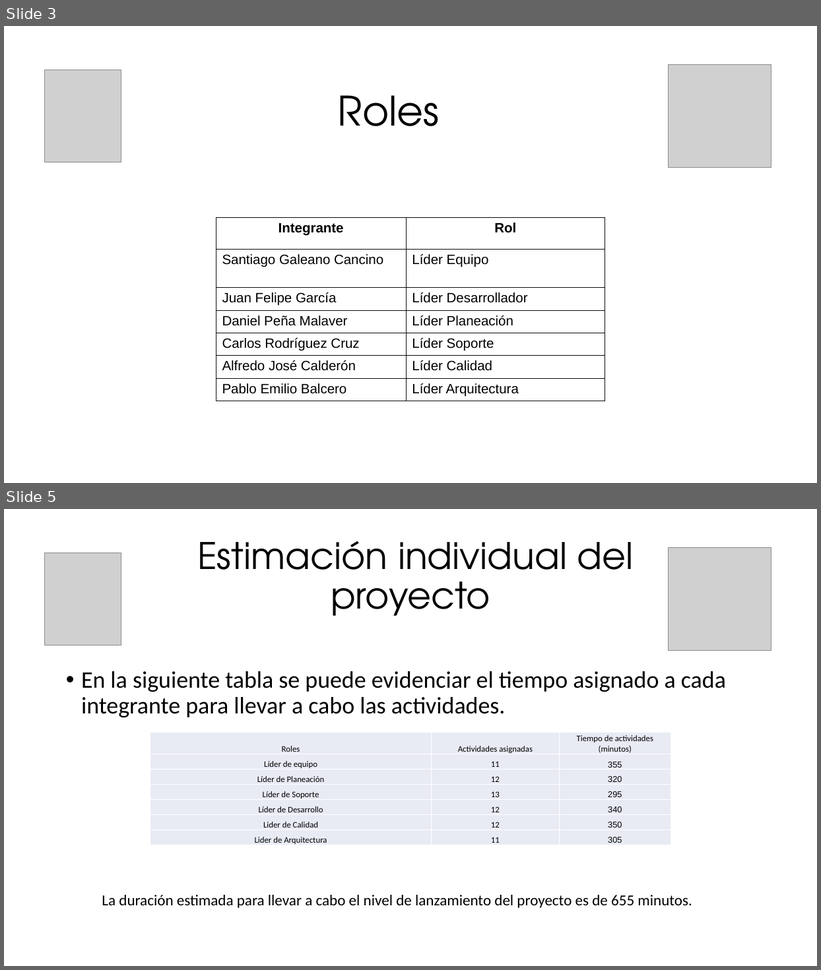
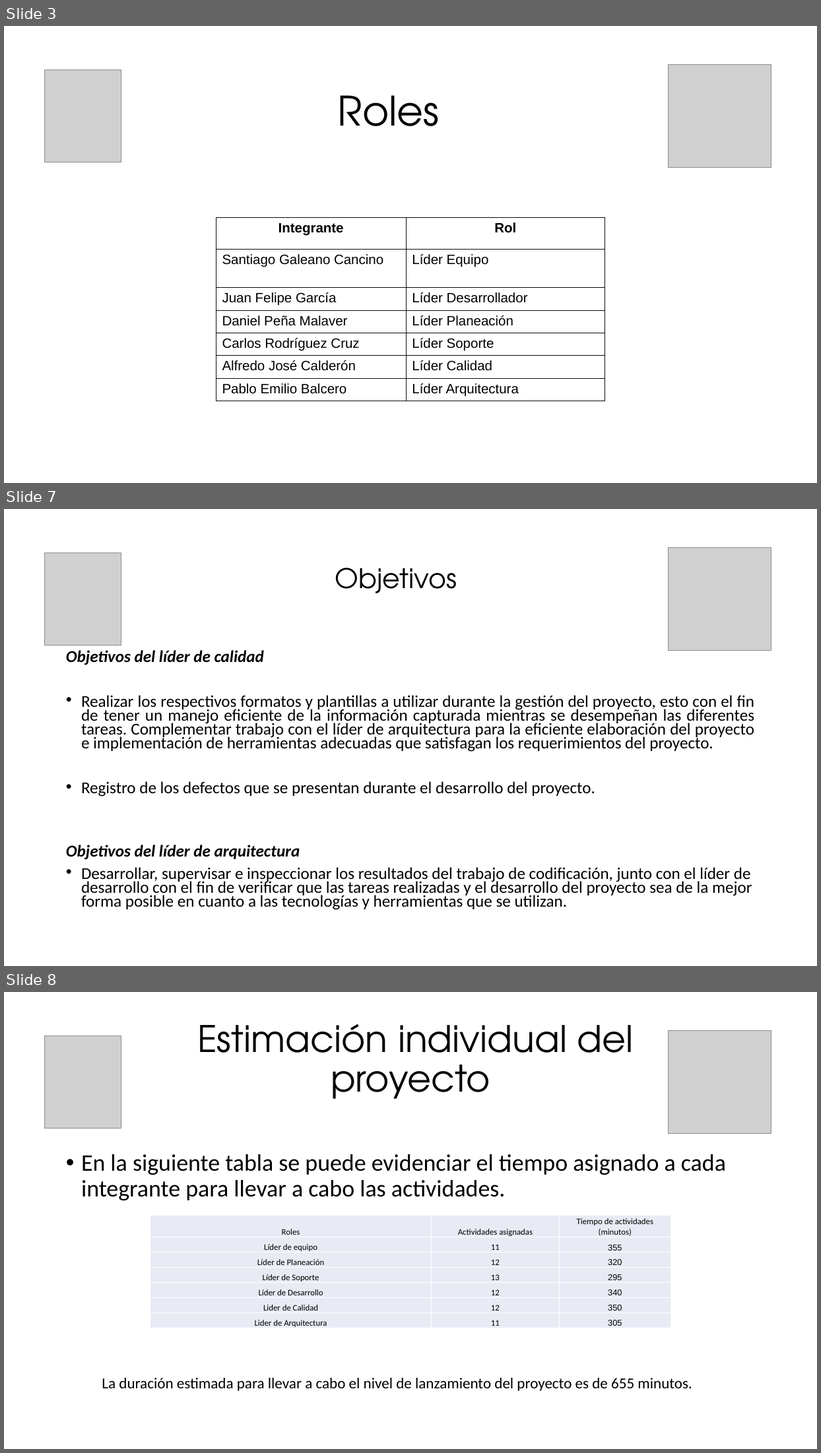
Before and after one commit to SantiagoGaleano/METFOR, a slide deck: Primera Entrega/Presentación.pptx. Shown one above the other, each under a label of ours: slides 3 and 5 before the commit, slides 3, 7 and 8 after it; the slides between them are not shown. The pictures are 821x970 and 821x1453 pixels, drawn with LibreOffice and Linux fonts; fonts in the diff are those of the drawing; grey boxes stand for pictures. Boxes give left, top, right and bottom in pixels: in the first picture for what was removed or moved away, otherwise in the second. Text is boxed around its words. In the diff, an @@ line names an element or a change of style, - is before the commit and + after.

```diff
--- a/Primera Entrega/Presentación.pptx
+++ b/Primera Entrega/Presentación.pptx
@@ slide 7 added at [4, 509, 817, 966], background #FFFFFF @@
@@ picture added at [668, 547, 772, 650] @@
@@ picture added at [45, 553, 121, 645] @@
@@ title added at [335, 568, 457, 593], 32 pt, text #000000 @@
+Objetivos
@@ text added at [66, 650, 754, 910], 19.6 pt, text #000000 @@
+Objetivos del líder de calidad
+• Realizar los respectivos formatos y plantillas a utilizar durante la gestión del proyecto, esto con el fin de tener un manejo eficiente de la información capturada mientras se desempeñan las diferentes tareas. Complementar trabajo con el líder de arquitectura para la eficiente elaboración del proyecto e implementación de herramientas adecuadas que satisfagan los requerimientos del proyecto.
+• Registro de los defectos que se presentan durante el desarrollo del proyecto.
+Objetivos del líder de arquitectura
+• Desarrollar, supervisar e inspeccionar los resultados del trabajo de codificación, junto con el líder de desarrollo con el fin de verificar que las tareas realizadas y el desarrollo del proyecto sea de la mejor forma posible en cuanto a las tecnologías y herramientas que se utilizan.
@@ what was slide 5 is now slide 8 @@
```
Also in this commit, not shown: 2 slides changed, 2 other slides added.
